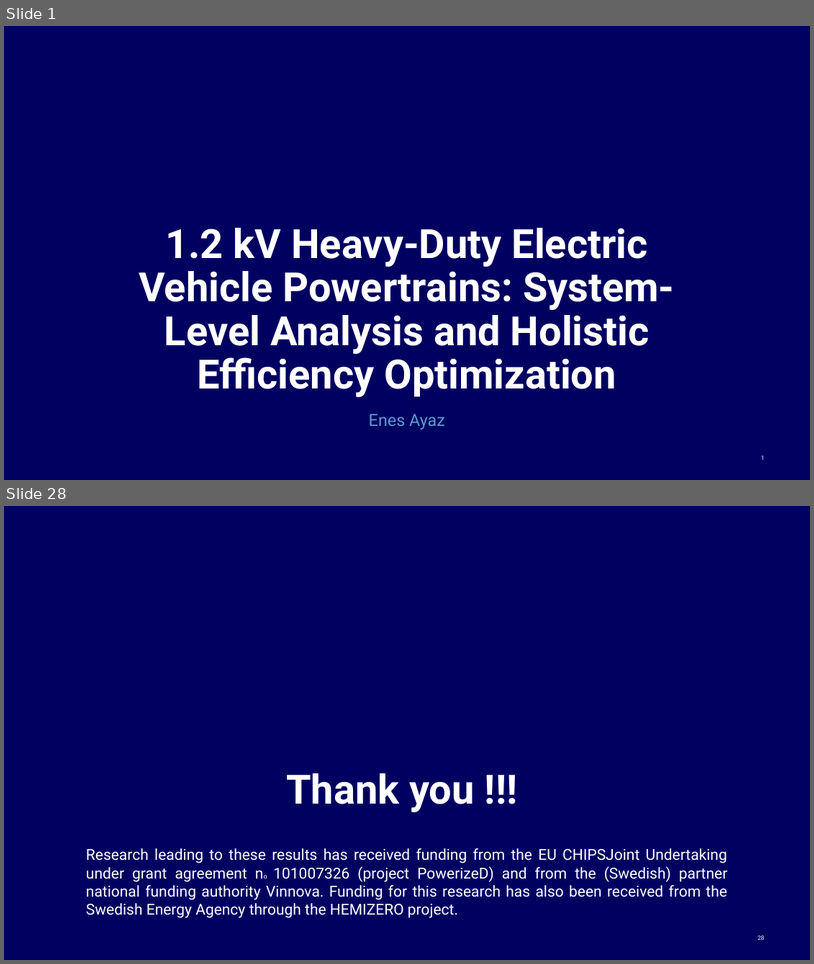
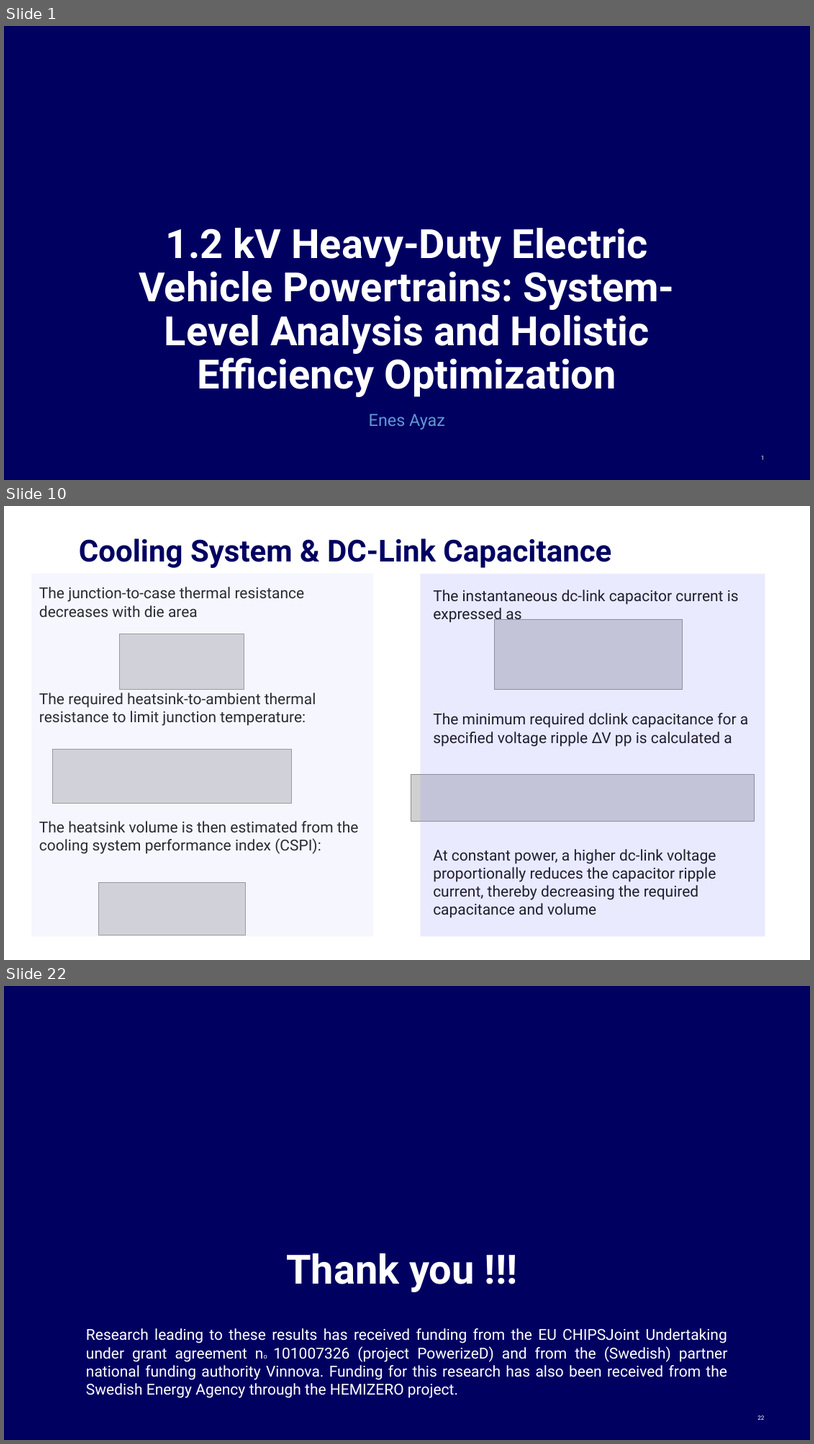
Before and after one commit to EnesAyaz/KTH, a slide deck: PresentationOfMeetings/50PercentSeminar/50PercentEnes.pptx. Shown one above the other, each under a label of ours: slides 1 and 28 before the commit, slides 1, 10 and 22 after it; the slides between them are not shown. The pictures are 814x964 and 814x1444 pixels, drawn with LibreOffice and Linux fonts; fonts in the diff are those of the drawing; grey boxes stand for pictures; background and template pictures are left out. Boxes give left, top, right and bottom in pixels: in the first picture for what was removed or moved away, otherwise in the second. Text is boxed around its words. In the diff, an @@ line names an element or a change of style, - is before the commit and + after.

```diff
--- a/PresentationOfMeetings/50PercentSeminar/50PercentEnes.pptx
+++ b/PresentationOfMeetings/50PercentSeminar/50PercentEnes.pptx
@@ slide 10 added at <box>4,506,810,960</box>, background #FFFFFF @@
@@ title added at <box>79,538,612,568</box>, 36 pt, text #000061, bold @@
+Cooling System & DC-Link Capacitance
@@ rectangle added at <box>31,574,373,937</box>, fill #D6D6FF at 20% opacity @@
@@ text added at <box>39,587,305,617</box>, 18 pt, text #000000 @@
+The junction-to-case thermal resistance decreases with die area
@@ rectangle added at <box>421,574,766,937</box>, fill #9898FF at 20% opacity @@
@@ text added at <box>433,590,739,623</box>, 18 pt, text #000000 @@
+The instantaneous dc-link capacitor current is expressed as
@@ picture added at <box>119,633,244,690</box> @@
@@ picture added at <box>494,620,682,690</box> @@
@@ text added at <box>39,692,316,726</box>, 18 pt, text #000000 @@
+The required heatsink-to-ambient thermal resistance to limit junction temperature:
@@ text added at <box>433,713,748,746</box>, 18 pt, text #000000 @@
+The minimum required dclink capacitance for a specified voltage ripple ∆V pp is calculated a
@@ picture added at <box>52,749,291,803</box> @@
@@ picture added at <box>411,774,754,821</box> @@
@@ text added at <box>39,821,359,854</box>, 18 pt, text #000000 @@
+The heatsink volume is then estimated from the cooling system performance index (CSPI):
@@ text added at <box>433,849,716,918</box>, 18 pt, text #000000 @@
+At constant power, a higher dc-link voltage proportionally reduces the capacitor ripple current, thereby decreasing the required capacitance and volume
@@ rectangle added at <box>704,845,754,865</box>, fill #FFFFFF @@
@@ picture added at <box>99,883,246,935</box> @@
@@ what was slide 28 is now slide 22 @@
```
Also in this commit, not shown: 10 slides changed, 9 other slides added, 16 slides removed, 20 other files.
